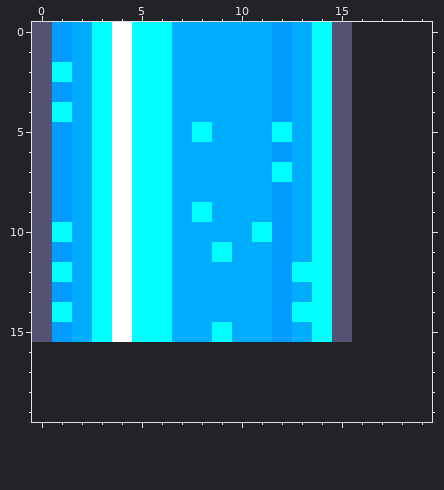
Two versions of one pixel-art sprite, resources/mapa_nivel_10/bloque_grande.png. This is how it looked before the edit.
The file is 16x16 pixels. Pixels under 10% opacity are left out. The old version is drawn lined up with the new one, on the new canvas.
Now the later version:
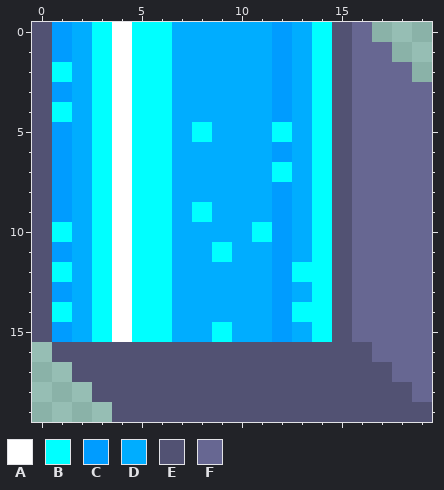
Palette (. is transparent): A #ffffff  B #00ffff  C #009cff  D #00adff  E #525273  F #676792
Commit: bloques con sombras
Difference:
canvas 16x16 -> 20x20
@@ x 0..19 @@
- 0 ECDBABBDDDDDCDBE....
- 1 ECDBABBDDDDDCDBE....
- 2 EBDBABBDDDDDCDBE....
- 3 ECDBABBDDDDDCDBE....
- 4 EBDBABBDDDDDCDBE....
- 5 ECDBABBDBDDDBDBE....
- 6 ECDBABBDDDDDCDBE....
- 7 ECDBABBDDDDDBDBE....
- 8 ECDBABBDDDDDCDBE....
- 9 ECDBABBDBDDDCDBE....
-10 EBDBABBDDDDBCDBE....
-11 ECDBABBDDBDDCDBE....
-12 EBDBABBDDDDDCBBE....
-13 ECDBABBDDDDDCDBE....
-14 EBDBABBDDDDDCBBE....
-15 ECDBABBDDBDDCDBE....
-16 ....................
-17 ....................
-18 ....................
-19 ....................
+ 0 ECDBABBDDDDDCDBEF...
+ 1 ECDBABBDDDDDCDBEFF..
+ 2 EBDBABBDDDDDCDBEFFF.
+ 3 ECDBABBDDDDDCDBEFFFF
+ 4 EBDBABBDDDDDCDBEFFFF
+ 5 ECDBABBDBDDDBDBEFFFF
+ 6 ECDBABBDDDDDCDBEFFFF
+ 7 ECDBABBDDDDDBDBEFFFF
+ 8 ECDBABBDDDDDCDBEFFFF
+ 9 ECDBABBDBDDDCDBEFFFF
+10 EBDBABBDDDDBCDBEFFFF
+11 ECDBABBDDBDDCDBEFFFF
+12 EBDBABBDDDDDCBBEFFFF
+13 ECDBABBDDDDDCDBEFFFF
+14 EBDBABBDDDDDCBBEFFFF
+15 ECDBABBDDBDDCDBEFFFF
+16 .EEEEEEEEEEEEEEEEFFF
+17 ..EEEEEEEEEEEEEEEEFF
+18 ...EEEEEEEEEEEEEEEEF
+19 ....EEEEEEEEEEEEEEEE
Pixel boxes of the changes (left, top, right, bottom) in both pictures:
added: (52, 22, 432, 422)
